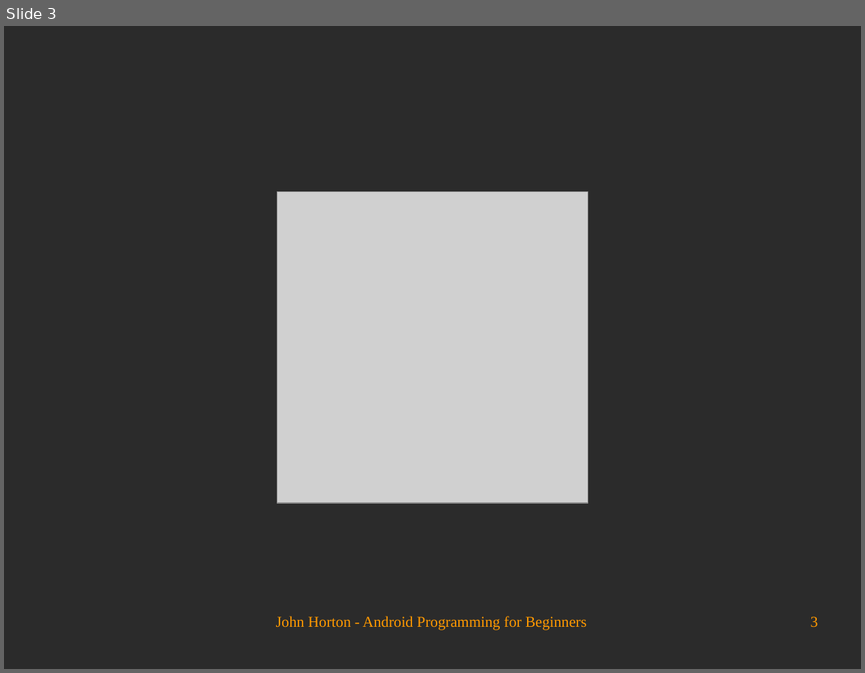
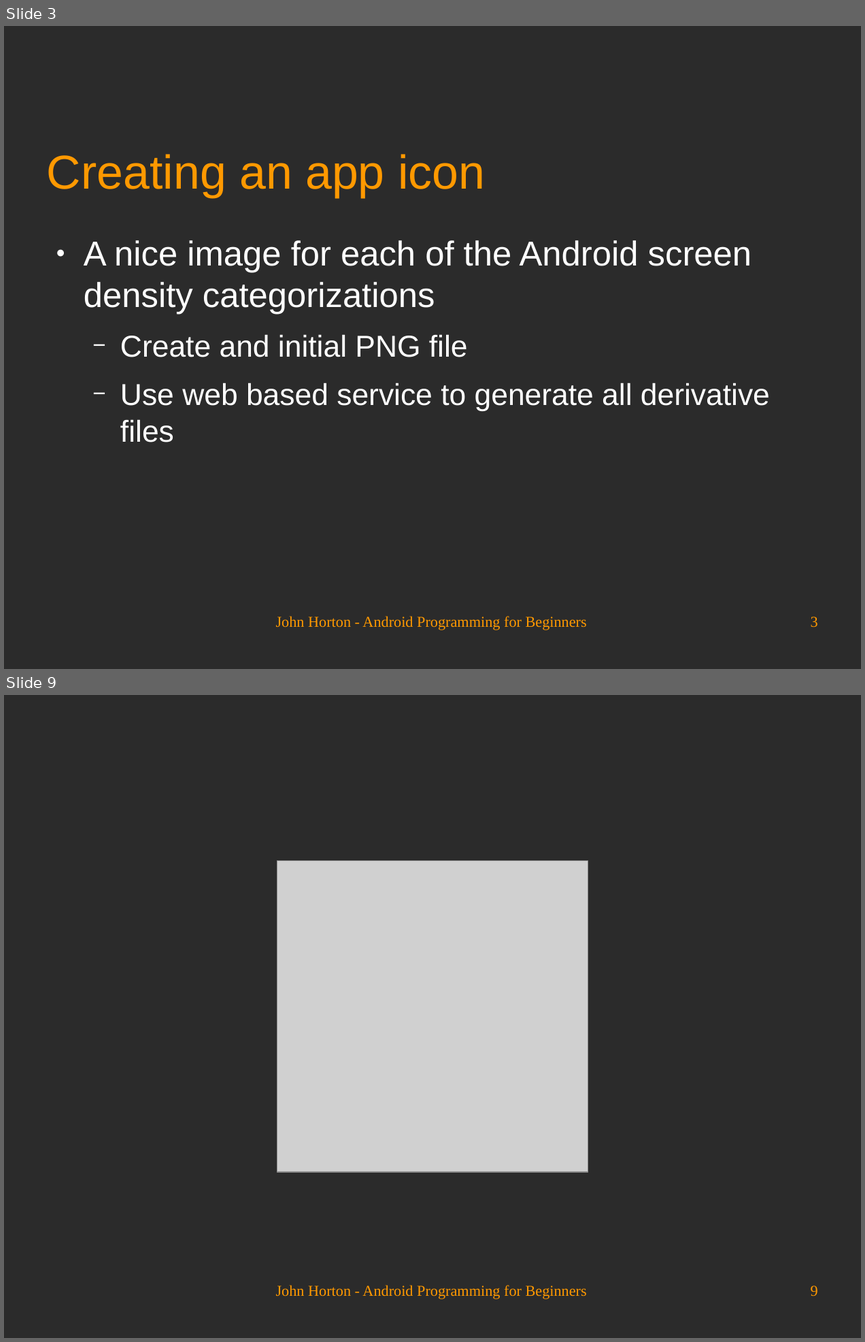
Before and after one commit to Academy-Soft-Intellect/Android-Programming-for-Beginners, a slide deck: 29_Publishing_Apps.odp. Shown one above the other, each under a label of ours: slide 3 before the commit, slides 3 and 9 after it; the slides between them are not shown. The pictures are 865x673 and 865x1342 pixels, drawn with LibreOffice and Linux fonts; fonts in the diff are those of the drawing; grey boxes stand for pictures; background and template pictures are left out; a plain dark background stands for a picture behind light text. Boxes give left, top, right and bottom in pixels: in the first picture for what was removed or moved away, otherwise in the second. Text is boxed around its words. In the diff, an @@ line names an element or a change of style, - is before the commit and + after.

```diff
--- a/29_Publishing_Apps.odp
+++ b/29_Publishing_Apps.odp
@@ slide 3 added at (4,26,861,669), background picture (left out) @@
@@ title added at (47,154,485,197), 44 pt, text #FF9900 @@
+Creating an app icon
@@ text added at (84,240,770,442), 28 pt, text #FFFFFF @@
+● A nice image for each of the Android screen density categorizations
+  − Create and initial PNG file
+  − Use web based service to generate all derivative files
@@ text added at (276,616,587,630), 14 pt, text #FF9900 @@
+John Horton - Android Programming for Beginners
@@ page number added at (810,616,818,627), 14 pt, text #FF9900 @@
+3
@@ what was slide 3 is now slide 9 @@
@@ page number at (810,1285,818,1295): text changed @@
-3
+9
```
Also in this commit, not shown: 1 slide changed, 6 other slides added, 1 slide removed.
